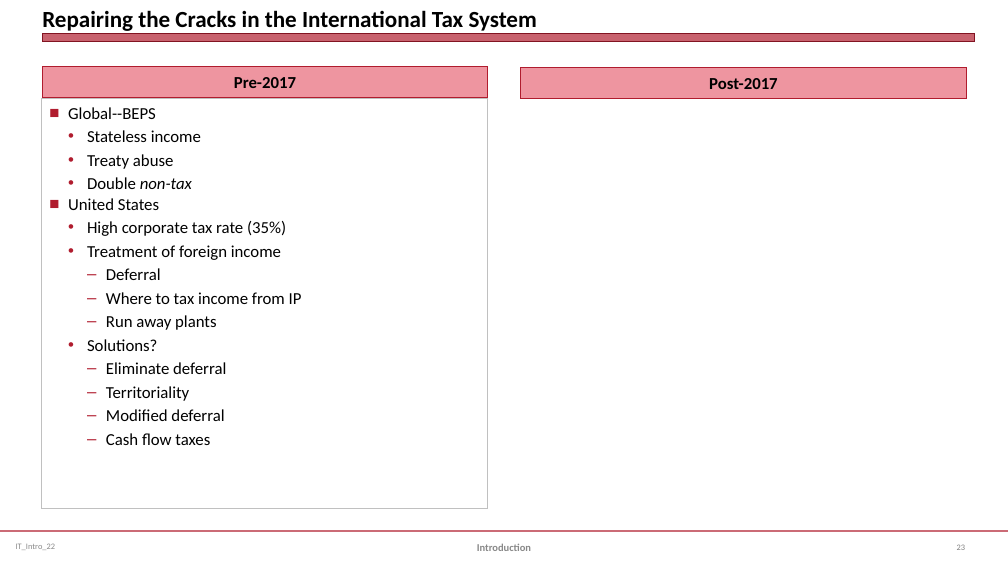
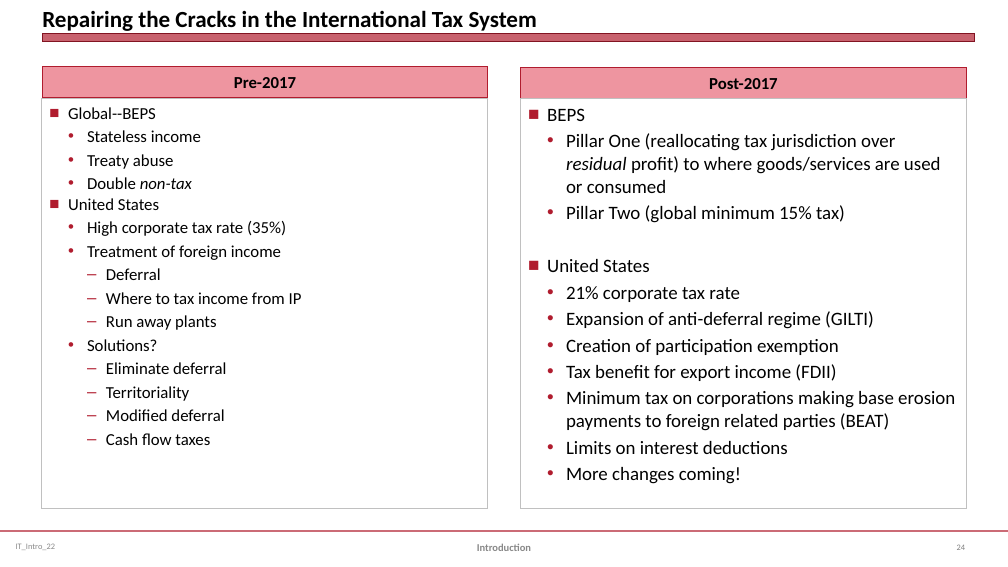
Before and after one commit to jmc877/International-Tax, a slide deck: slide 24 of slides/IT_Intro_22.pptx (slide 23 before the commit). Drawn at 1008x567 pixels with LibreOffice and Linux fonts; fonts in the diff are those of the drawing. Boxes give left, top, right and bottom in pixels: in the first picture for what was removed or moved away, otherwise in the second. Text is boxed around its words. In the diff, an @@ line names an element or a change of style, - is before the commit and + after.

```diff
--- a/slides/IT_Intro_22.pptx
+++ b/slides/IT_Intro_22.pptx
@@ text added at (521,99,966,509), fill #FFFFFF, outline #C0C0C0 0.75 pt, 18 pt, text #000000 @@
+■ BEPS
+  • Pillar One (reallocating tax jurisdiction over residual profit) to where goods/services are used or consumed
+  • Pillar Two (global minimum 15% tax)
+■ United States
+  • 21% corporate tax rate
+  • Expansion of anti-deferral regime (GILTI)
+  • Creation of participation exemption
+  • Tax benefit for export income (FDII)
+  • Minimum tax on corporations making base erosion payments to foreign related parties (BEAT)
+  • Limits on interest deductions
+  • More changes coming!
```
Also in this commit, not shown: 6 other slides changed, 1 slide added, 1 other file.
